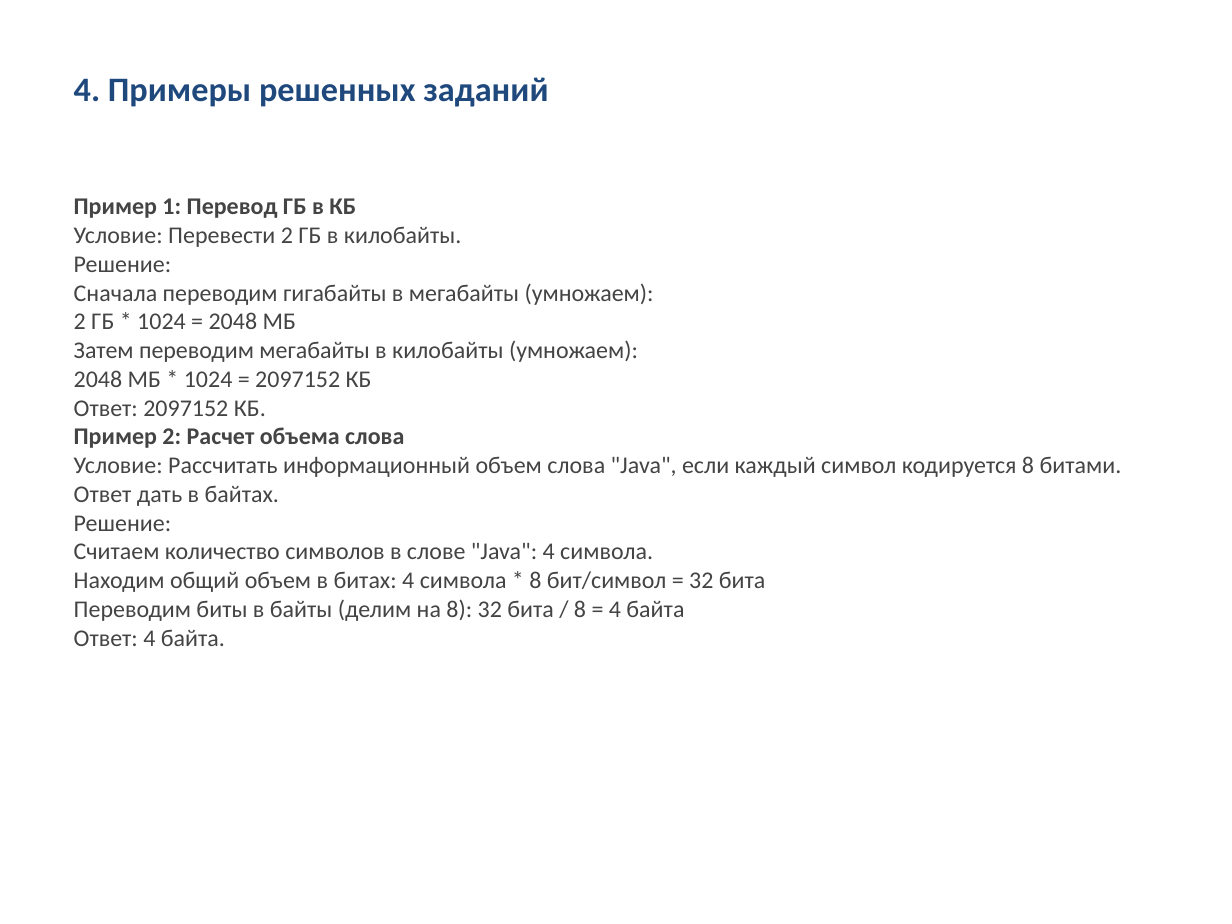
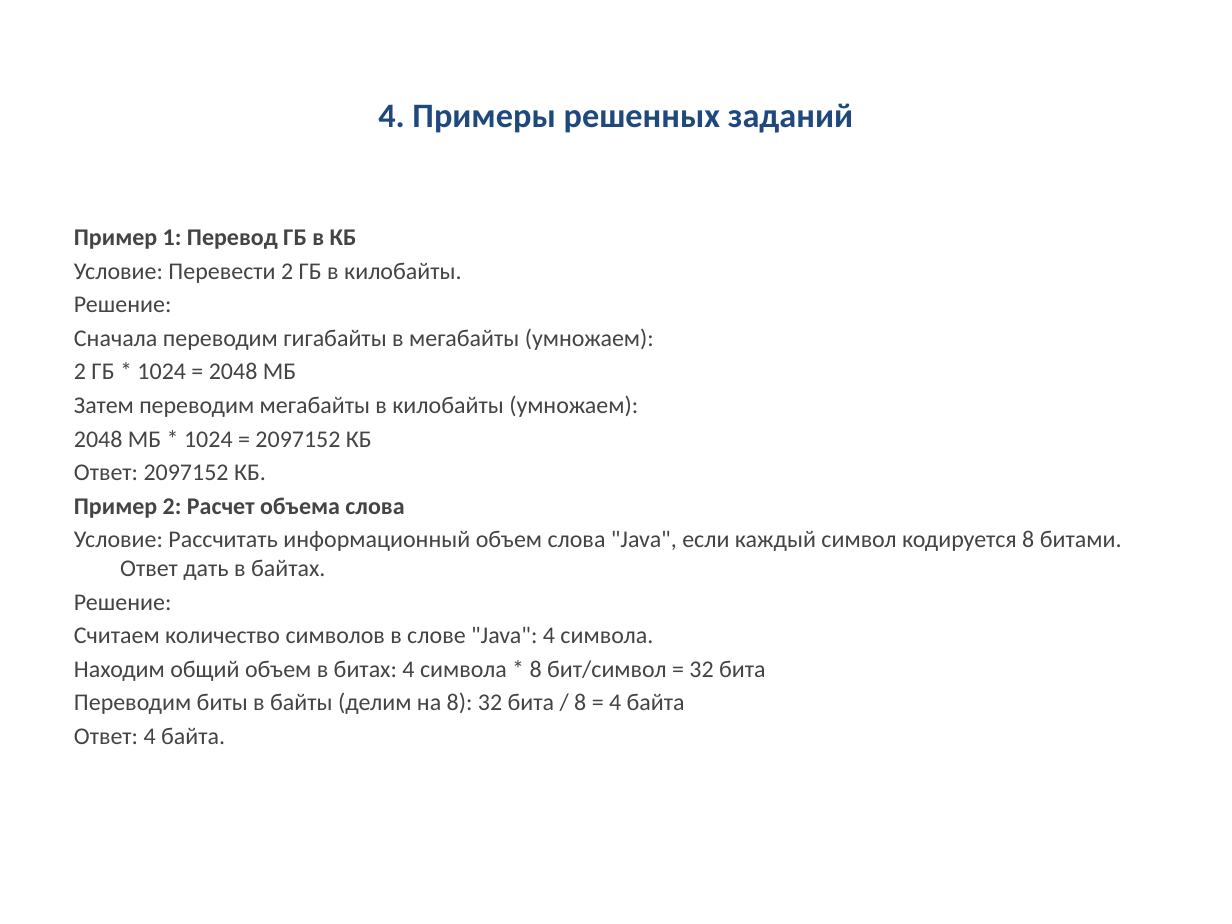
Before and after one commit to tantarin/prezentations, a slide deck: slide 6 of presentations/presentation_01_Практическая_работа_1_Информация_Объем_информации_Единицы_измерения_информации.pptx. Drawn at 1232x924 pixels with LibreOffice and Linux fonts; fonts in the diff are those of the drawing. Boxes give left, top, right and bottom in pixels: in the first picture for what was removed or moved away, otherwise in the second. Text is boxed around its words. In the diff, an @@ line names an element or a change of style, - is before the commit and + after.

```diff
--- a/presentations/presentation_01_Практическая_работа_1_Информация_Объем_информации_Единицы_измерения_информации.pptx
+++ b/presentations/presentation_01_Практическая_работа_1_Информация_Объем_информации_Единицы_измерения_информации.pptx
@@ title "4. Примеры решенных заданий": place and size @@
-title "4. Примеры решенных заданий" at bbox=[74, 77, 548, 107]
+title "4. Примеры решенных заданий" at bbox=[378, 103, 853, 133]
@@ title "4. Примеры решенных заданий" at bbox=[378, 103, 853, 133]: alignment left to centre; vertical alignment top to middle @@
@@ text "Пример 1: Перевод ГБ в ...": place and size @@
-text "Пример 1: Перевод ГБ в ..." at bbox=[74, 198, 1122, 646]
+text "Пример 1: Перевод ГБ в ..." at bbox=[74, 229, 1122, 744]
@@ text "Пример 1: Перевод ГБ в ..." at bbox=[74, 229, 1122, 744]: indent changed; more space between paragraphs @@
```
Also in this commit, not shown: 5 other slides changed, 18 other files.
